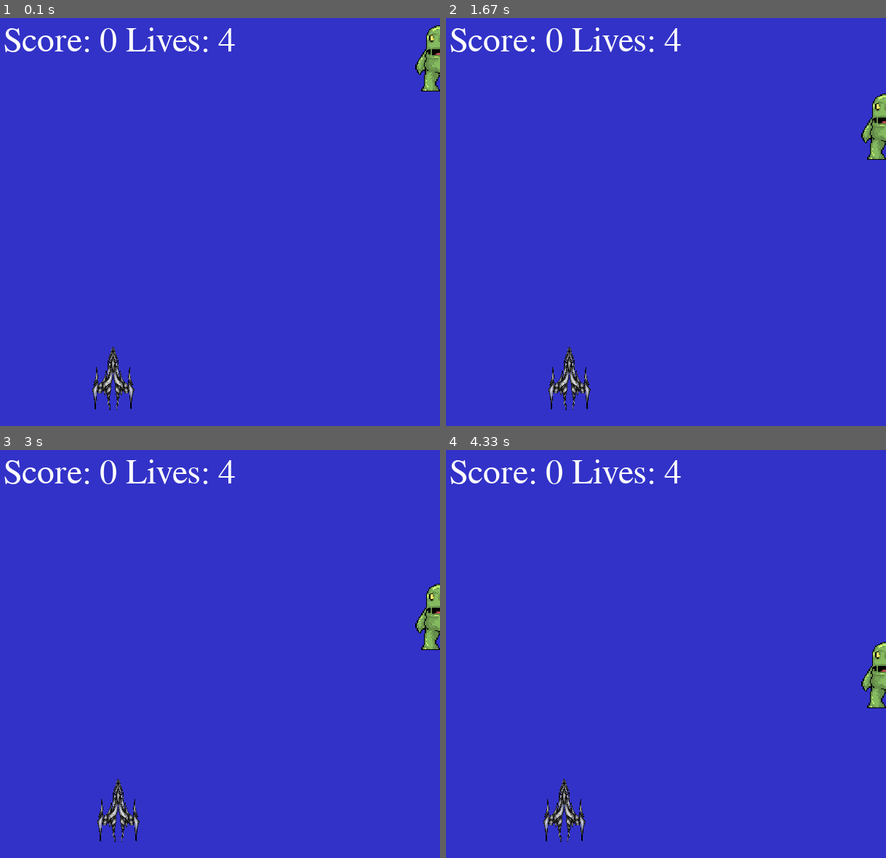
Above: before the commit, frames 1-4 (two rows, left to right).
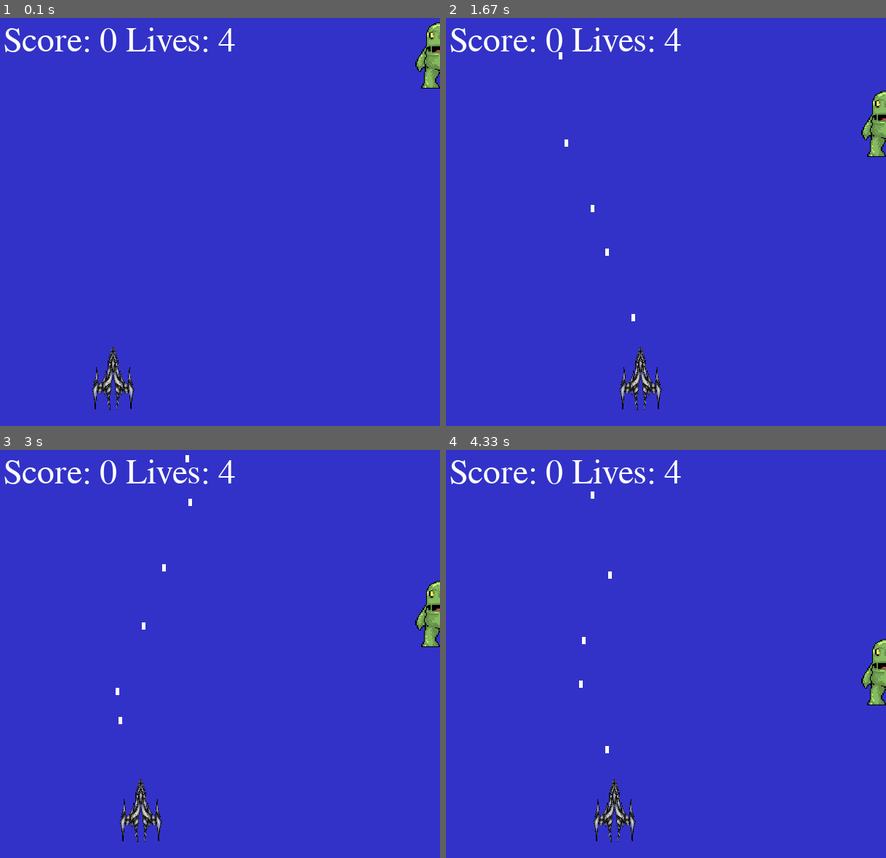
Above: after the commit, the same moments.

Repository: emmaenglishwilkins/defenders_pygame
Game: pygame game, started from main.py
Two runs of this game, one before a commit and one after it. Both use one fixed random seed, a clock stepped at 60 frames per second and the inputs below.
Inputs:
- Up to frame 1 (0.1 s): no input
- Up to frame 2 (1.67 s): tap Space at 0.33, 0.73, 1.03, 1.23, 1.53 s; hold Right 0.67-1.13 s; hold Right 1.17-1.63 s
- Up to frame 3 (3 s): hold Left 1.67-2.2 s; tap Space at 1.73, 2.03, 2.3, 2.6, 2.73 s; hold Left 2.23-2.63 s; hold Right from 2.67 s (still down)
- Up to frame 4 (4.33 s): tap Space at 3.03, 3.4, 3.7, 3.9, 4.2 s; release Right at 3.3 s; hold Left 3.33-3.8 s; hold Right 3.83-4.3 s

The runs differ from the first frame. In frame 1, 0.3% of the frame differs, in the area x 94-100%, y 1-19%; in frame 2, 1.5%, in the area x 23-100%, y 8-97%; in frame 3, 1.3%; in frame 4, 1.5%.

Commit message:
beta completed

Diff:
--- a/bullet.py
+++ /dev/null
@@ -1,8 +0,0 @@
-# import pygame
-# import random
-#
-# class Bullet:
-#     def __init__(self):
-#         self.size = 10
-#         self.x = 0
-#
--- a/enemy.py
+++ b/enemy.py
@@ -18,3 +18,6 @@
             game.lives -= 1
             self.rect.y = 0
             self.rect.x = random.randint(0,800)
+    def reset_postion(self):
+        self.rect.y = 0
+        self.rect.x = random.randint(0, 800)
--- a/main.py
+++ b/main.py
@@ -19,17 +19,31 @@
         self.enemy.move(self.player, self)
 
     def scoreboard(self, screen):
-        sb = myfont.render("Score: " + str(self.score) + " Lives: " + str(self.lives), 1, (255, 255,255))
+        sb = myfont.render("Score: " + str(self.score) + " Lives: " + str(self.lives), 1, (255, 255, 255))
         screen.blit(sb, (200, 10))
 
     def gameover(self, screen):
         gb = myfont.render("Game Over", 1, (255, 0, 0))
         screen.blit(gb, (200, 300))
+
+    def update_score(self):
+        self.score += 1
+
+def check_bullet_enemy_collision(bullets, enemy, game, screen):
+    for bullet in bullets:
+        if bullet.rect.colliderect(enemy.rect):
+            bullets.remove(bullet)
+            enemy.reset_postion()
+            game.update_score()
+            break
+
 def main():
     screen = pygame.display.set_mode((800, 600))
     game = Game(screen)
     xdir = 0
     bullets = []
+
+    clock = pygame.time.Clock()
 
     while True:
         screen.fill((50, 50, 200))
@@ -42,10 +56,11 @@
                     xdir = 1
                 elif event.key == pygame.K_LEFT:
                     xdir = -1
-                elif event.key == pygame.K_UP:
+                elif event.key == pygame.K_SPACE:
                     bullets.append(game.player.shoot())
             elif event.type == pygame.KEYUP:
-                xdir = 0
+                if event.key == pygame.K_RIGHT or event.key == pygame.K_LEFT:
+                    xdir = 0
 
         if game.lives > 0:
             game.update(xdir)
@@ -53,10 +68,13 @@
             for bullet in bullets:
                 bullet.update()
                 bullet.draw(screen)
+
+            check_bullet_enemy_collision(bullets, game.enemy, game, screen)
         else:
             game.gameover(screen)
 
         game.scoreboard(screen)
         pygame.display.update()
+        clock.tick(60)  # Limit the frame rate to 60 FPS
 
 main()
--- a/player.py
+++ b/player.py
@@ -6,7 +6,7 @@
         self.rect = self.img.get_rect(center=(350, 500))
         self.surface = surface
         self.xdir = 0
-        self.speed = 1
+        self.speed = 2
     def draw(self):
         self.surface.blit(self.img, self.rect)
     def move(self, xdir):
